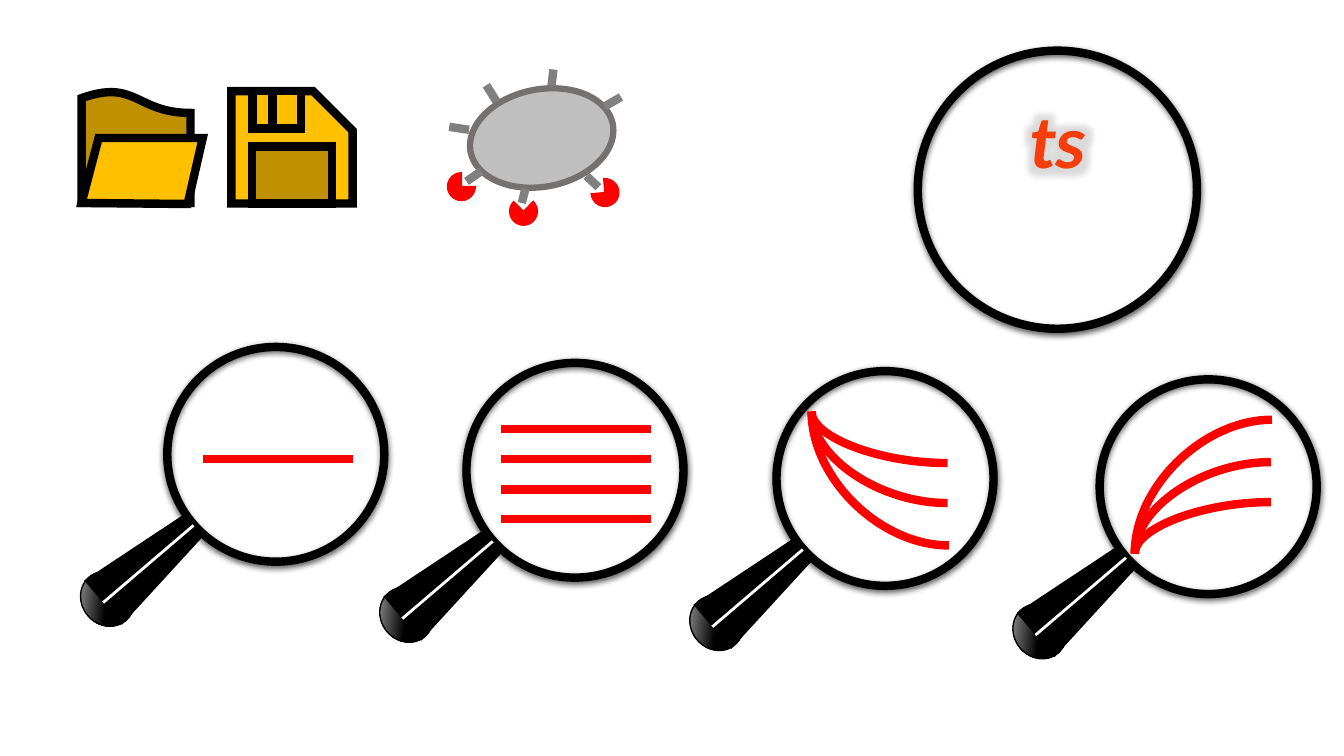
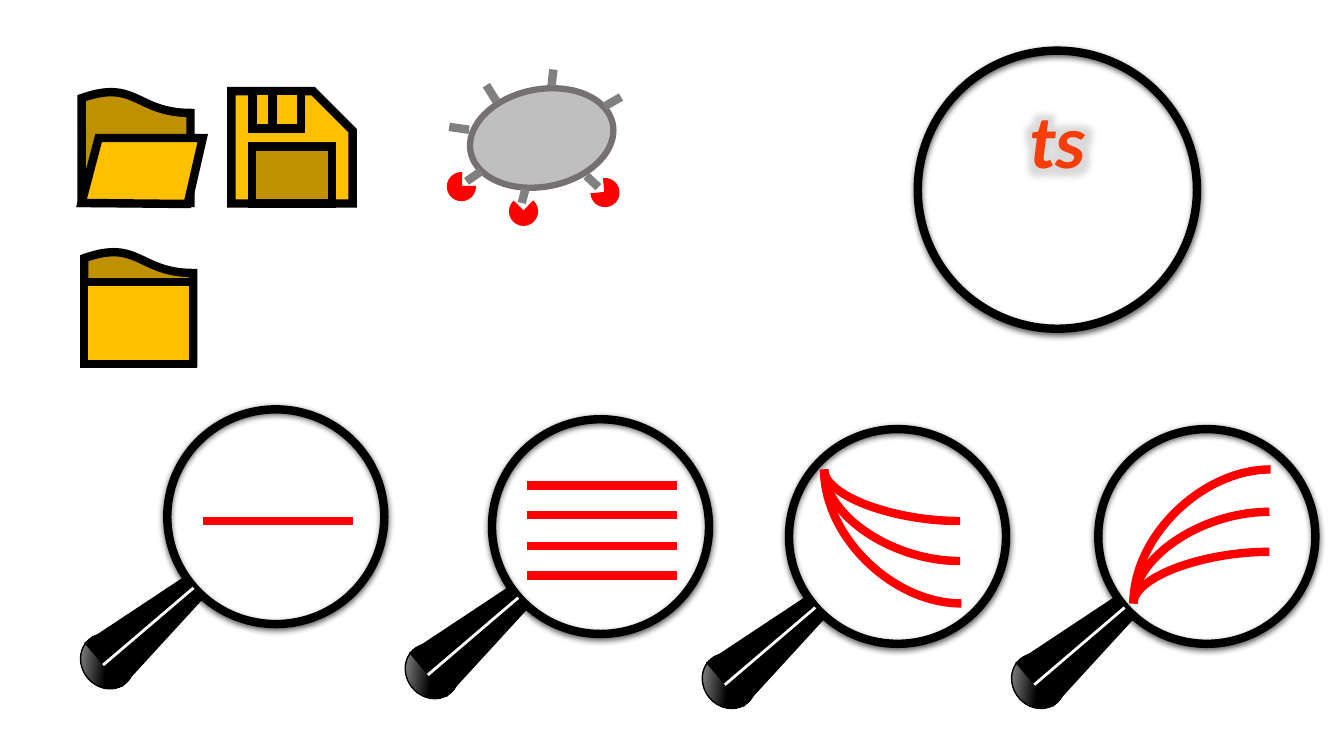
Before and after one commit to ubenu/Blits, a slide deck: slide 1 of Resources/Other/Icons.pptx. Drawn at 1344x756 pixels with LibreOffice and Linux fonts; fonts in the diff are those of the drawing. Boxes give left, top, right and bottom in pixels: in the first picture for what was removed or moved away, otherwise in the second. Text is boxed around its words. In the diff, an @@ line names an element or a change of style, - is before the commit and + after.

```diff
--- a/Resources/Other/Icons.pptx
+++ b/Resources/Other/Icons.pptx
@@ flow chart document added at bbox=[85, 251, 194, 363], fill #BF9000, outline #000000 6 pt @@
@@ rectangle added at bbox=[85, 282, 194, 365], fill #FFC000, outline #000000 6 pt @@
@@ 3 curved lines, 1 ellipse: place and size @@
-3 curved lines, 1 ellipse at bbox=[776, 371, 993, 586]
+3 curved lines, 1 ellipse at bbox=[789, 430, 1006, 644]
@@ 2 ellipses, 1 line, 1 trapezoid: place and size @@
-2 ellipses, 1 line, 1 trapezoid at bbox=[70, 347, 384, 637]
+2 ellipses, 1 line, 1 trapezoid at bbox=[70, 409, 384, 699]
@@ 3 curved lines, 2 ellipses, 1 trapezoid, 1 line: place and size @@
-3 curved lines, 2 ellipses, 1 trapezoid, 1 line at bbox=[1002, 379, 1317, 669]
+3 curved lines, 2 ellipses, 1 trapezoid, 1 line at bbox=[1001, 430, 1316, 719]
@@ line moved from (103, 603) - (194, 525) to (103, 665) - (194, 588) @@
@@ 5 lines, 2 ellipses, 1 trapezoid: place and size @@
-5 lines, 2 ellipses, 1 trapezoid at bbox=[369, 363, 684, 653]
+5 lines, 2 ellipses, 1 trapezoid at bbox=[394, 419, 709, 710]
@@ trapezoid: place and size @@
-trapezoid at bbox=[694, 528, 822, 650]
+trapezoid at bbox=[706, 585, 835, 707]
@@ line moved from (713, 627) - (803, 549) to (725, 685) - (816, 608) @@
@@ ellipse: place and size @@
-ellipse at bbox=[679, 585, 754, 661]
+ellipse at bbox=[692, 642, 767, 719]
```
Also in this commit, not shown: 1 slide added, 27 other files.
